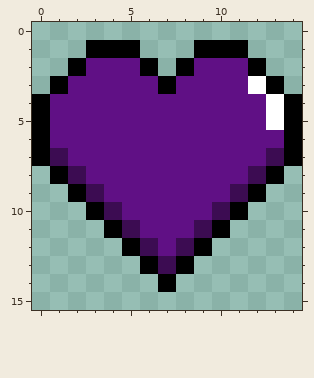
File history of a pixel-art sprite, assets/icons/heart.png. The picture above was drawn from the file before the commit.
The file is 15x16 pixels.
Now the later version:
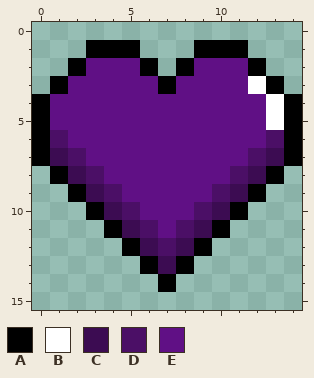
Palette (. is transparent): A #000000  B #ffffff  C #3c0c52  D #4b0f66  E #601085
Change:
Colour E gives way to colour D in row 6 at x 1 and 13; in row 7 at x 2 and 12; in row 8 at x 3 and 11; in row 9 at x 4 and 10; in row 10 at x 5 and 9; in row 11 at x 6 and 8.
Colour E gives way to colour D in row 12 at x 7.
Boxes around the changes in both pictures, in picture pixels (x1, y1, x2, y2):
changed: (50, 130, 284, 256)
